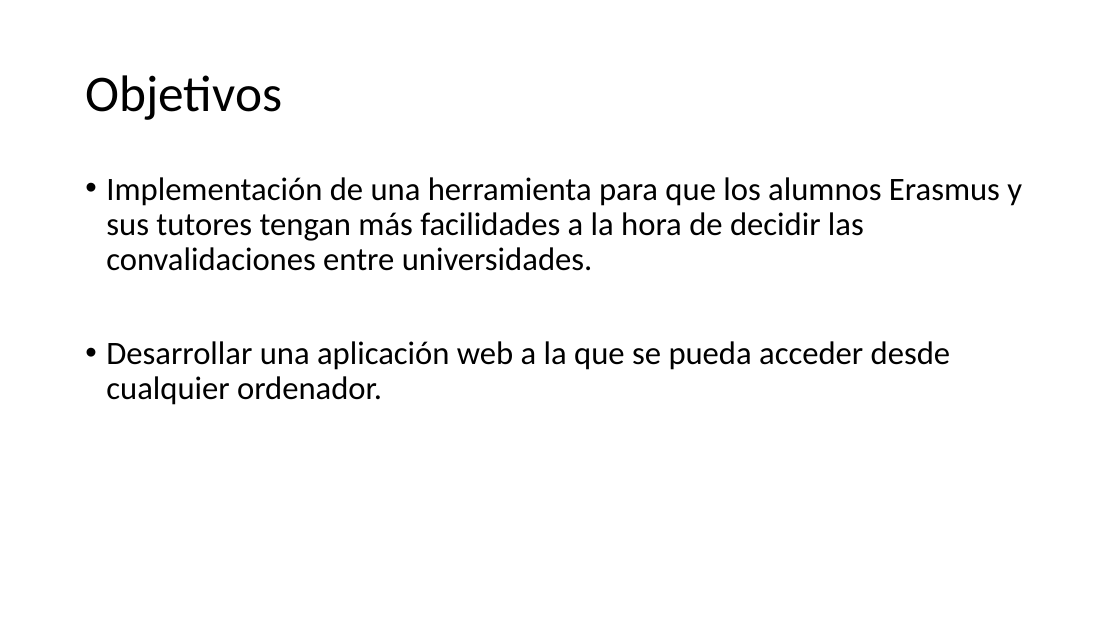
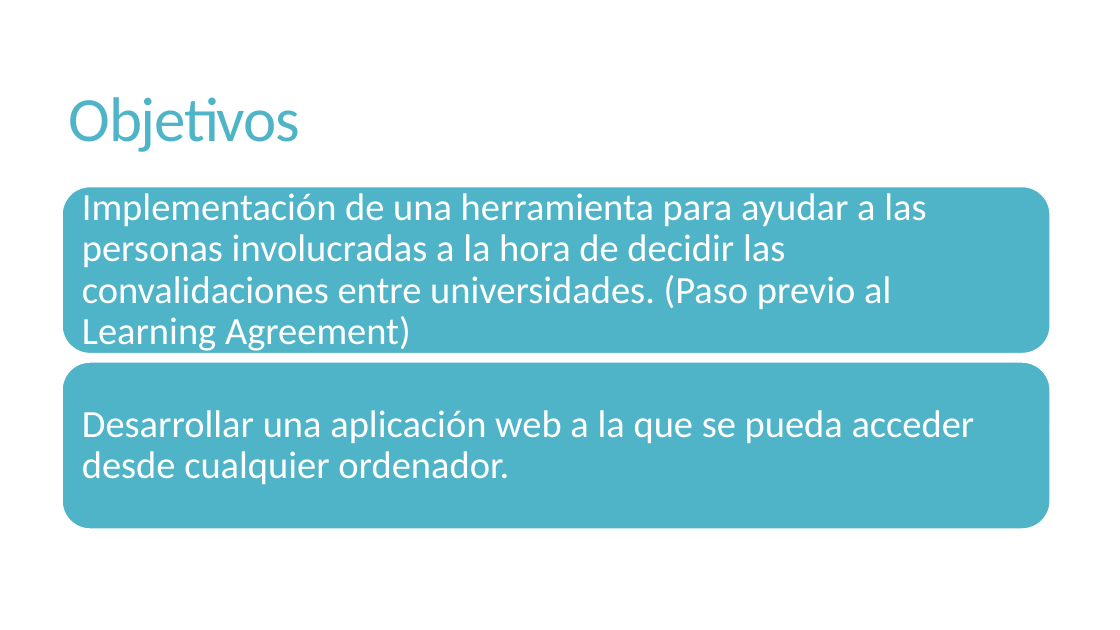
Before and after one commit to javi040898/TFG, a slide deck: slide 3 of Presentacion.pptx. Drawn at 1120x630 pixels with LibreOffice and Linux fonts; fonts in the diff are those of the drawing. Boxes give left, top, right and bottom in pixels: in the first picture for what was removed or moved away, otherwise in the second. Text is boxed around its words. In the diff, an @@ line names an element or a change of style, - is before the commit and + after.

```diff
--- a/Presentacion.pptx
+++ b/Presentacion.pptx
@@ title "Objetivos": place and size @@
-title "Objetivos" at bbox=[85, 75, 282, 120]
+title "Objetivos" at bbox=[69, 97, 300, 152]
@@ title "Objetivos" at bbox=[69, 97, 300, 152]: size 44 to 54 pt, text colour #000000 to #50B4C8, letter spacing 0 to -1.2 pt; line spacing 0.9 to 0.85 @@
@@ text removed at bbox=[106, 177, 1022, 405] @@
-• Implementación de una herramienta para que los alumnos Erasmus y sus tutores tengan más facilidades a la hora de decidir las convalidaciones entre universidades.
-• Desarrollar una aplicación web a la que se pueda acceder desde cualquier ordenador.
@@ group added at bbox=[62, 187, 1050, 528]: 2 rounded rectangles, 2 texts @@
+Implementación de una herramienta para ayudar a las personas involucradas a la hora de decidir las convalidaciones entre universidades. (Paso previo al Learning Agreement)
+Desarrollar una aplicación web a la que se pueda acceder desde cualquier ordenador.
```
Also in this commit, not shown: 5 other slides changed, 2 slides added, 22 other files.
